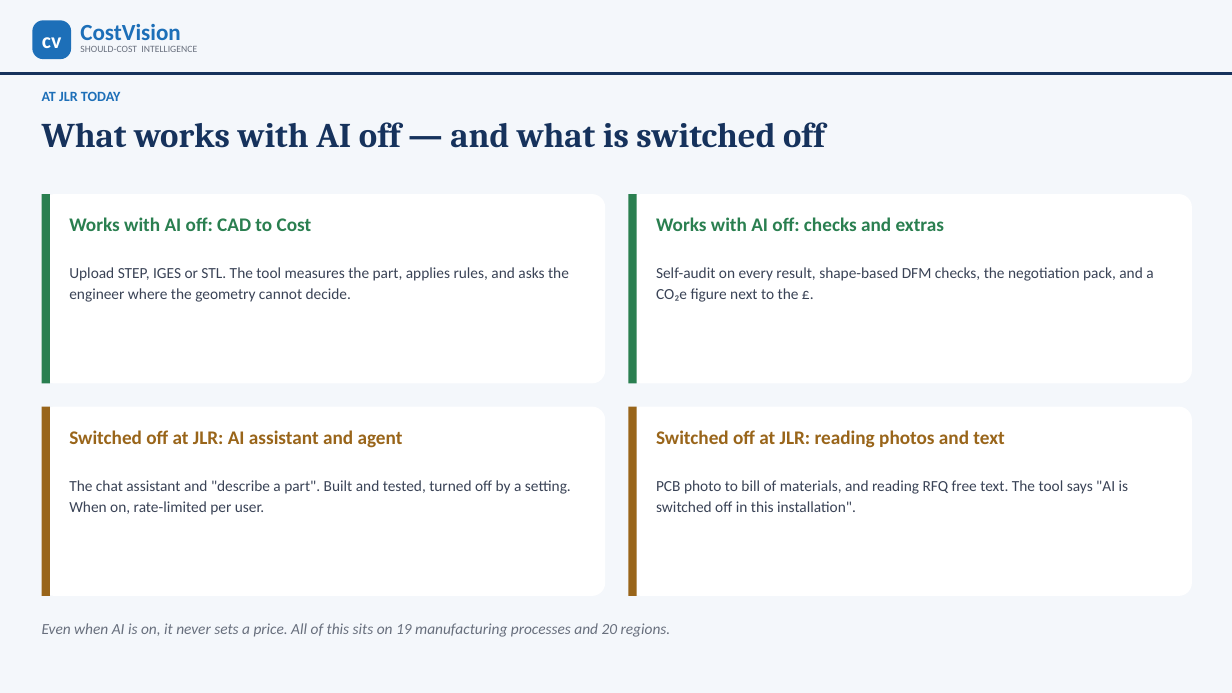
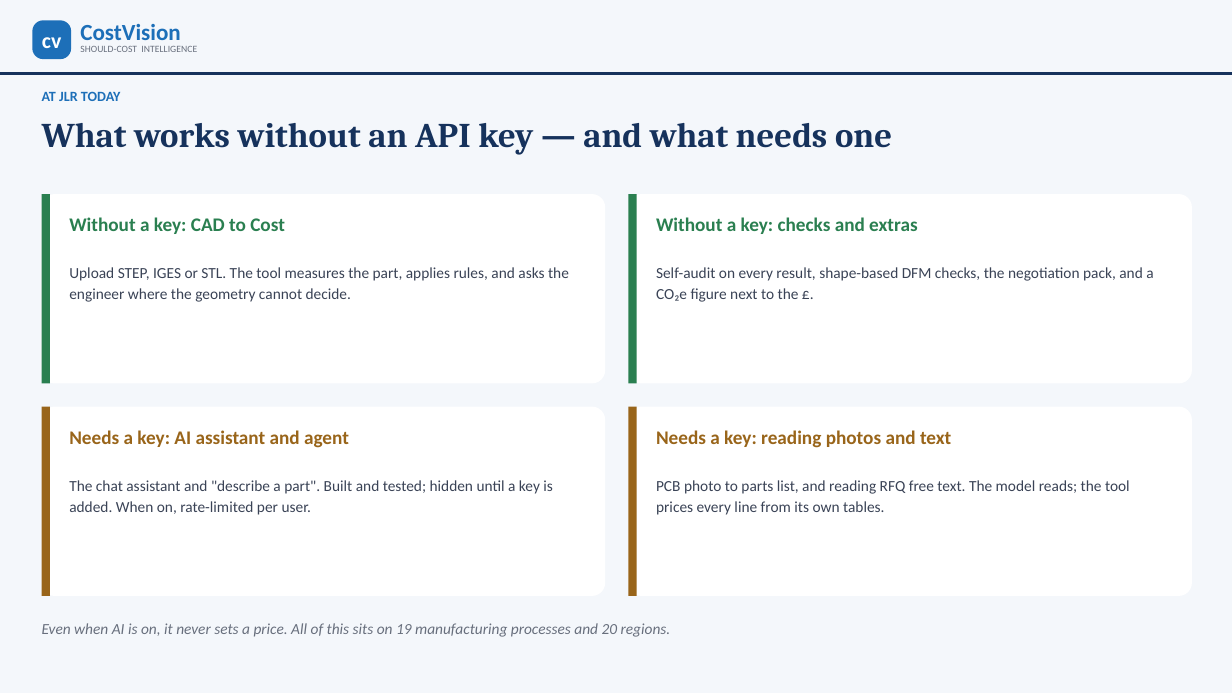
Before and after one commit to bhosaleavinash546/leamington-marathi, a slide deck: slide 10 of CostVision-Agentic-AI-Management-Presentation.pptx. Drawn at 1232x693 pixels with LibreOffice and Linux fonts; fonts in the diff are those of the drawing. Boxes give left, top, right and bottom in pixels: in the first picture for what was removed or moved away, otherwise in the second. Text is boxed around its words. In the diff, an @@ line names an element or a change of style, - is before the commit and + after.

```diff
--- a/CostVision-Agentic-AI-Management-Presentation.pptx
+++ b/CostVision-Agentic-AI-Management-Presentation.pptx
@@ text at box(42, 123, 892, 155): text changed @@
-What works with AI off — and what is switched off
+What works without an API key — and what needs one
@@ text at box(69, 217, 285, 234): text changed @@
-Works with AI off: CAD to Cost
+Without a key: CAD to Cost
@@ text at box(656, 217, 917, 234): text changed @@
-Works with AI off: checks and extras
+Without a key: checks and extras
@@ text at box(69, 430, 349, 448): text changed @@
-Switched off at JLR: AI assistant and agent
+Needs a key: AI assistant and agent
@@ text at box(656, 430, 951, 448): text changed @@
-Switched off at JLR: reading photos and text
+Needs a key: reading photos and text
@@ text at box(69, 480, 553, 515): text changed @@
-The chat assistant and "describe a part". Built and tested, turned off by a setting. When on, rate-limited per user.
+The chat assistant and "describe a part". Built and tested; hidden until a key is added. When on, rate-limited per user.
@@ text at box(656, 480, 1130, 515): text changed @@
-PCB photo to bill of materials, and reading RFQ free text. The tool says "AI is switched off in this installation".
+PCB photo to parts list, and reading RFQ free text. The model reads; the tool prices every line from its own tables.
```
Also in this commit, not shown: 4 other slides changed, 18 other files.
